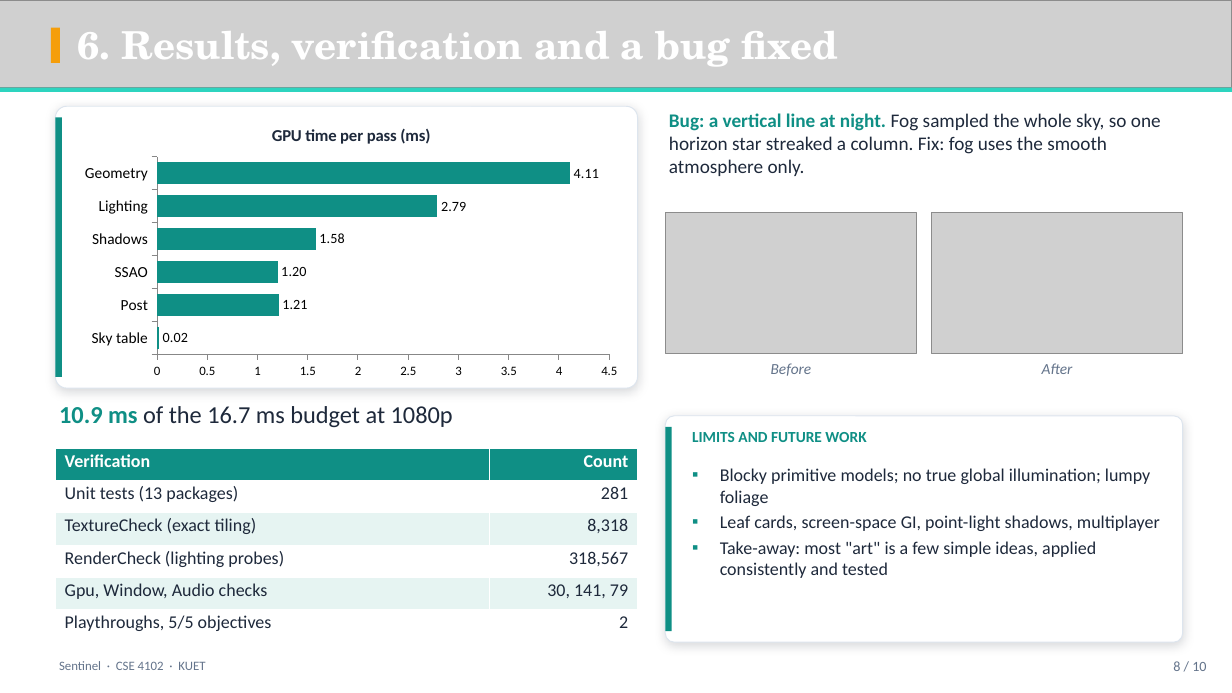
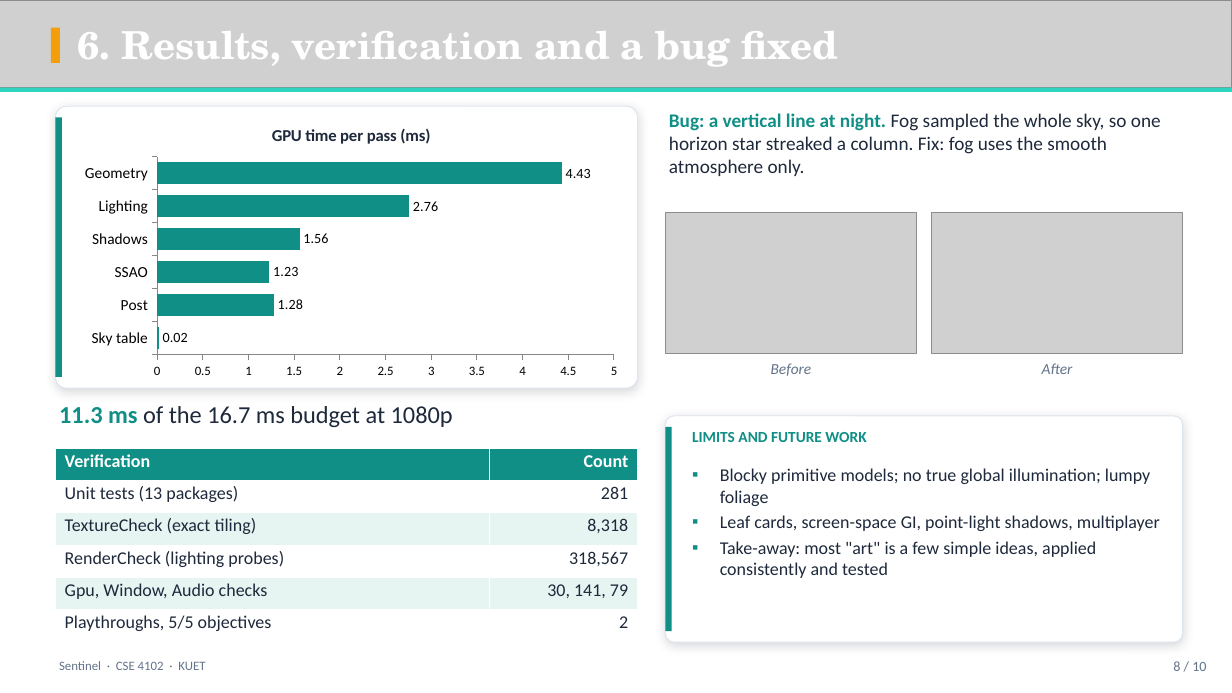
Before and after one commit to ShifatHasanGNS/Sentinel, a slide deck: slide 8 of Docs/Deliverables/Slides/Sentinel_Presentation.pptx. Drawn at 1232x693 pixels with LibreOffice and Linux fonts; fonts in the diff are those of the drawing; grey boxes stand for pictures; background and template pictures are left out. Boxes give left, top, right and bottom in pixels: in the first picture for what was removed or moved away, otherwise in the second. Text is boxed around its words. In the diff, an @@ line names an element or a change of style, - is before the commit and + after.

```diff
--- a/Docs/Deliverables/Slides/Sentinel_Presentation.pptx
+++ b/Docs/Deliverables/Slides/Sentinel_Presentation.pptx
@@ bar chart at (74, 111, 628, 384) @@
-Series 1: 0.02, 1.21, 1.2, 1.58, 2.79, 4.11
+Series 1: 0.02, 1.28, 1.23, 1.56, 2.76, 4.43
@@ text at (59, 406, 453, 427): text changed @@
-10.9 ms of the 16.7 ms budget at 1080p
+11.3 ms of the 16.7 ms budget at 1080p
```
Also in this commit, not shown: 17 other files.
